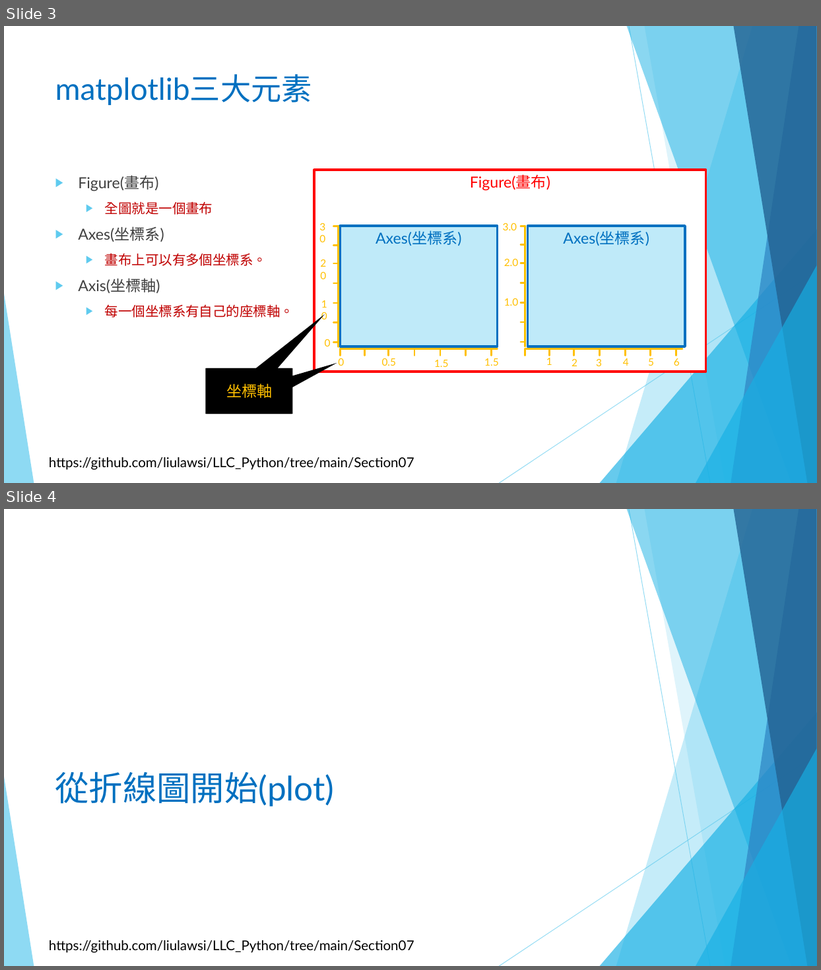
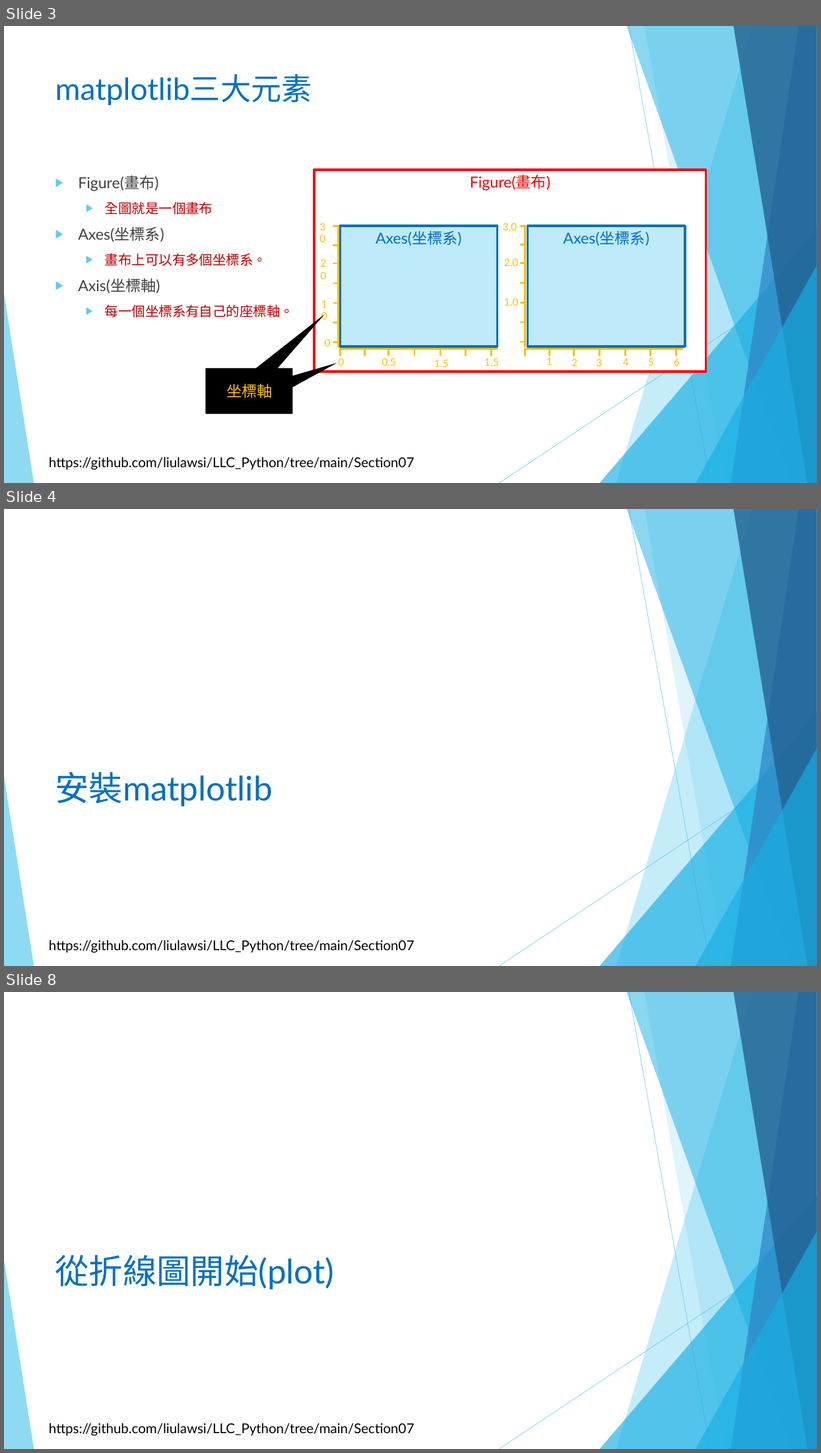
Before and after one commit to liulawsi/My_PPTs, a slide deck: LCC/Python/數據圖表_matplotlib模組入門.pptx. Shown one above the other, each under a label of ours: slides 3 and 4 before the commit, slides 3, 4 and 8 after it; the slides between them are not shown. The pictures are 821x970 and 821x1453 pixels, drawn with LibreOffice and Linux fonts; fonts in the diff are those of the drawing; background and template pictures are left out. Boxes give left, top, right and bottom in pixels: in the first picture for what was removed or moved away, otherwise in the second. Text is boxed around its words. In the diff, an @@ line names an element or a change of style, - is before the commit and + after.

```diff
--- a/LCC/Python/數據圖表_matplotlib模組入門.pptx
+++ b/LCC/Python/數據圖表_matplotlib模組入門.pptx
@@ slide 4 added at (x1=4, y1=509, x2=817, y2=966), background #FFFFFF; not listed: 11 template elements that a slide beside it also shows @@
@@ title added at (x1=55, y1=772, x2=273, y2=807), 40 pt, text #0070C0 @@
+安裝matplotlib
@@ what was slide 4 is now slide 8 @@
```
Also in this commit, not shown: 1 slide changed, 3 other slides added, 1 other file.
